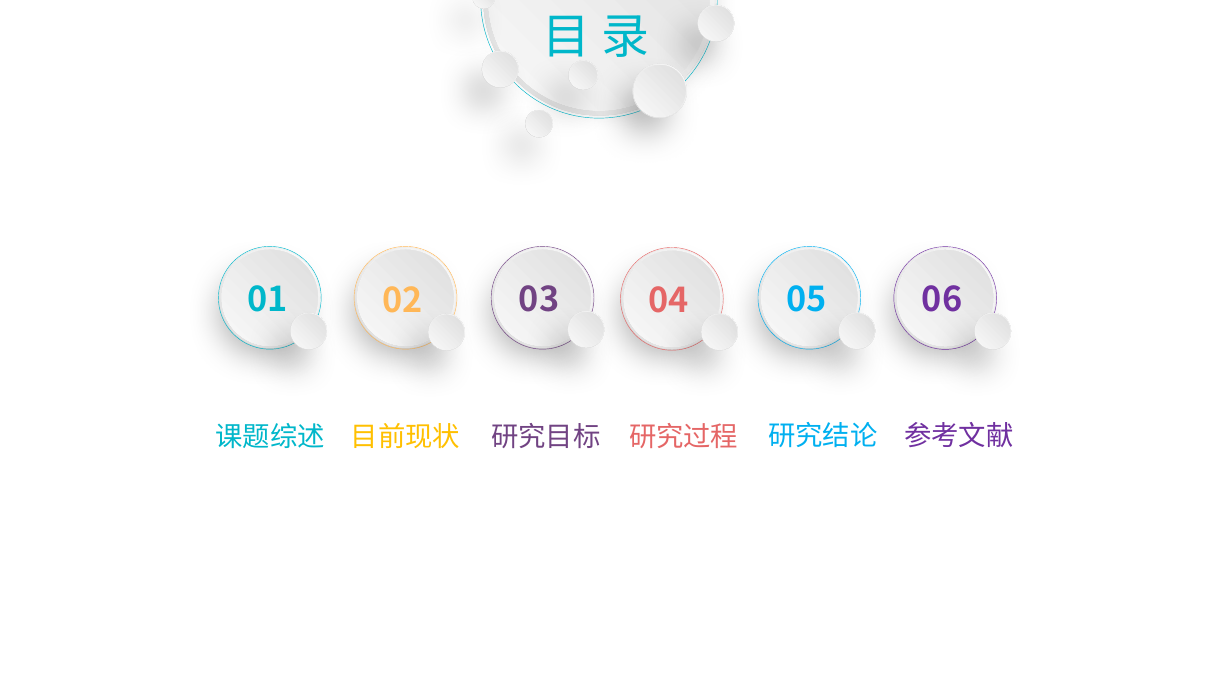
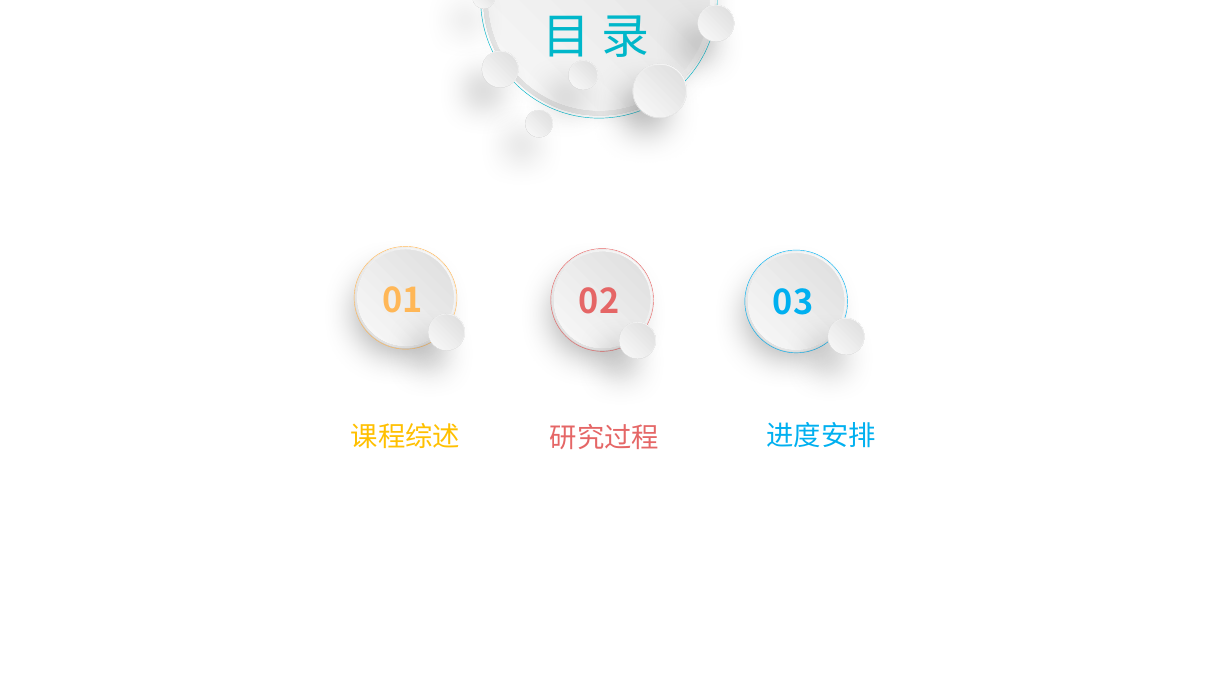
Before and after one commit to zhaobw61/Graduation-project, a slide deck: slide 2 of ppt/开题报告.pptx. Drawn at 1232x693 pixels with LibreOffice and Linux fonts; fonts in the diff are those of the drawing; background and template pictures are left out. Boxes give left, top, right and bottom in pixels: in the first picture for what was removed or moved away, otherwise in the second. Text is boxed around its words. In the diff, an @@ line names an element or a change of style, - is before the commit and + after.

```diff
--- a/ppt/开题报告.pptx
+++ b/ppt/开题报告.pptx
@@ ellipse removed at bbox=[201, 229, 339, 367] @@
@@ ellipse removed at bbox=[204, 233, 335, 364] @@
@@ ellipse removed at bbox=[474, 229, 612, 367] @@
@@ ellipse removed at bbox=[477, 233, 608, 364] @@
@@ 3 ellipses: place and size @@
-3 ellipses at bbox=[741, 229, 878, 367]
+3 ellipses at bbox=[728, 233, 866, 371]
@@ ellipse removed at bbox=[218, 246, 320, 349] @@
@@ ellipse removed at bbox=[492, 246, 594, 349] @@
@@ 3 ellipses: place and size @@
-3 ellipses at bbox=[604, 231, 742, 368]
+3 ellipses at bbox=[534, 232, 671, 369]
@@ text "01": place and size @@
-text "01" at bbox=[247, 285, 287, 312]
+text "01" at bbox=[382, 286, 422, 313]
@@ text "01" at bbox=[382, 286, 422, 313]: text colour #00B7CA to #FFB757 @@
@@ text "02": place and size @@
-text "02" at bbox=[382, 286, 422, 313]
+text "02" at bbox=[579, 287, 619, 314]
@@ text "02" at bbox=[579, 287, 619, 314]: text colour #FFB757 to #E56666 @@
@@ text removed at bbox=[649, 286, 689, 313] @@
-04
@@ text "03": place and size @@
-text "03" at bbox=[519, 285, 559, 312]
+text "03" at bbox=[773, 288, 813, 315]
@@ text "03" at bbox=[773, 288, 813, 315]: text colour #714383 to #00B0F0 @@
@@ text removed at bbox=[786, 285, 826, 312] @@
-05
@@ group removed at bbox=[876, 229, 1014, 367]: 3 ellipses, 1 text @@
-06
@@ ellipse removed at bbox=[284, 306, 334, 357] @@
@@ ellipse removed at bbox=[284, 308, 332, 355] @@
@@ ellipse removed at bbox=[561, 305, 612, 355] @@
@@ ellipse removed at bbox=[562, 305, 609, 352] @@
@@ ellipse: place and size @@
-ellipse at bbox=[694, 307, 745, 358]
+ellipse at bbox=[613, 316, 663, 366]
@@ ellipse: place and size @@
-ellipse at bbox=[696, 308, 743, 355]
+ellipse at bbox=[613, 317, 660, 364]
@@ ellipse: place and size @@
-ellipse at bbox=[832, 306, 883, 357]
+ellipse at bbox=[821, 311, 872, 362]
@@ ellipse: place and size @@
-ellipse at bbox=[833, 307, 880, 354]
+ellipse at bbox=[823, 313, 870, 360]
@@ ellipse removed at bbox=[968, 306, 1018, 357] @@
@@ ellipse removed at bbox=[969, 308, 1016, 355] @@
@@ text "研究过程": place and size @@
-text "研究过程" at bbox=[629, 423, 738, 448]
+text "研究过程" at bbox=[550, 424, 659, 449]
@@ text removed at bbox=[216, 423, 325, 449] @@
-课题综述
@@ text at bbox=[351, 423, 460, 449]: text changed @@
-目前现状
+课程综述
@@ text removed at bbox=[491, 423, 600, 448] @@
-研究目标
@@ text at bbox=[767, 422, 876, 448]: text changed @@
-研究结论
+进度安排
@@ text removed at bbox=[904, 422, 1013, 447] @@
-参考文献
```
Also in this commit, not shown: 6 other slides changed, 4 slides added, 8 slides removed.
